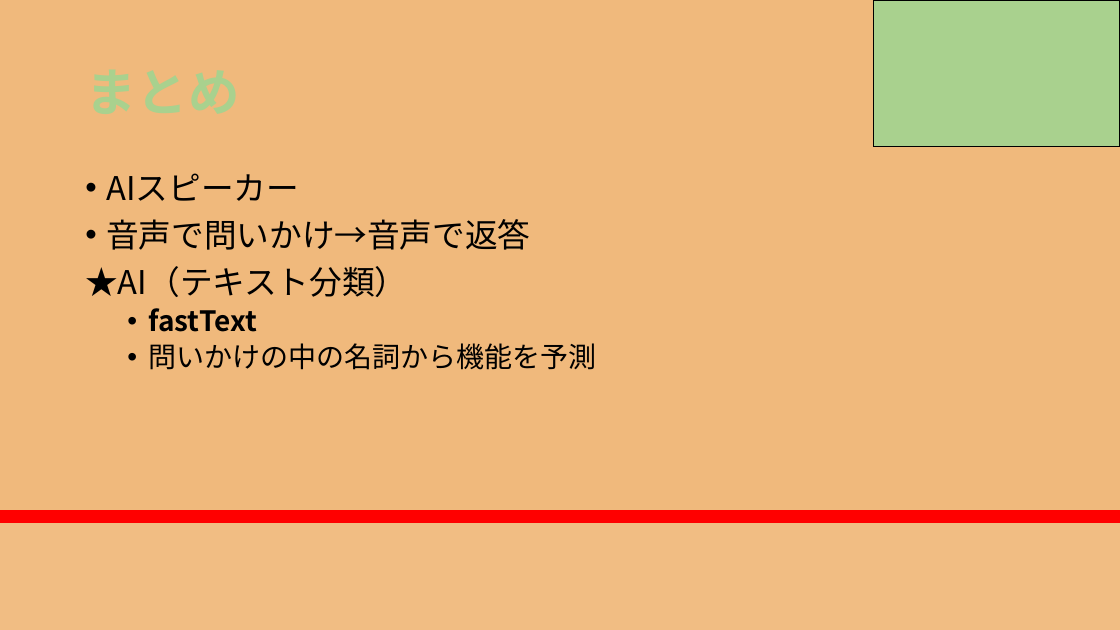
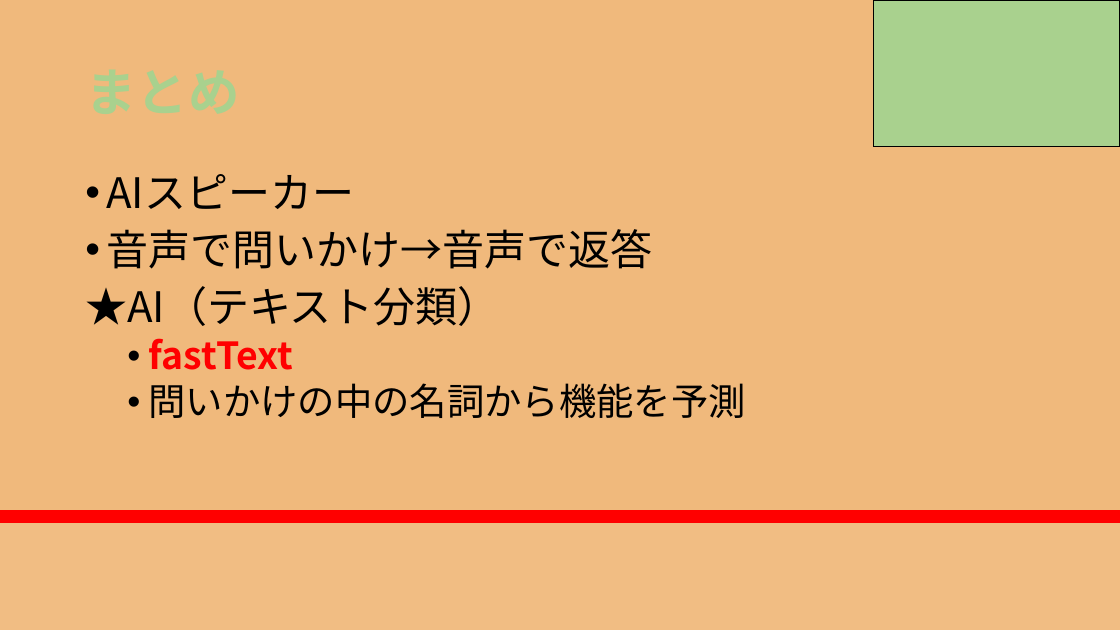
Before and after one commit to RikiishiSuzunosuke/AIspeaker_yosie, a slide deck: slide 32 of presentation/AIスピーカー開発_3_main.pptx (slide 28 before the commit). Drawn at 1120x630 pixels with LibreOffice and Linux fonts; fonts in the diff are those of the drawing. Boxes give left, top, right and bottom in pixels: in the first picture for what was removed or moved away, otherwise in the second. Text is boxed around its words. In the diff, an @@ line names an element or a change of style, - is before the commit and + after.

```diff
--- a/presentation/AIスピーカー開発_3_main.pptx
+++ b/presentation/AIスピーカー開発_3_main.pptx
@@ text "AIスピーカー" at [85,174,746,418]: size 28 to 36 pt in "AIスピーカー", "音声で問いかけ→音声で返答", "★AI（テキスト分類）"; size 24 to 32 pt in "fastText", "問いかけの中の名詞から機能を予測"; text colour #000000 to #FF0000 in "fastText" @@
```
Also in this commit, not shown: 6 other slides changed, 5 slides added, 2 other files.
